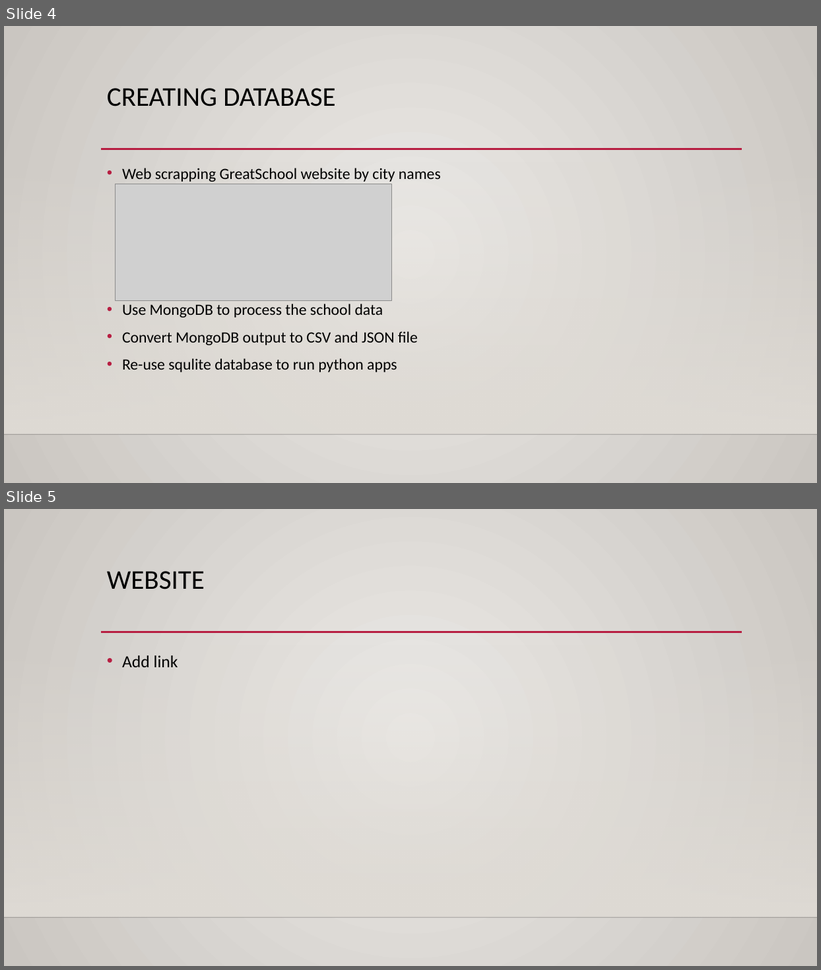
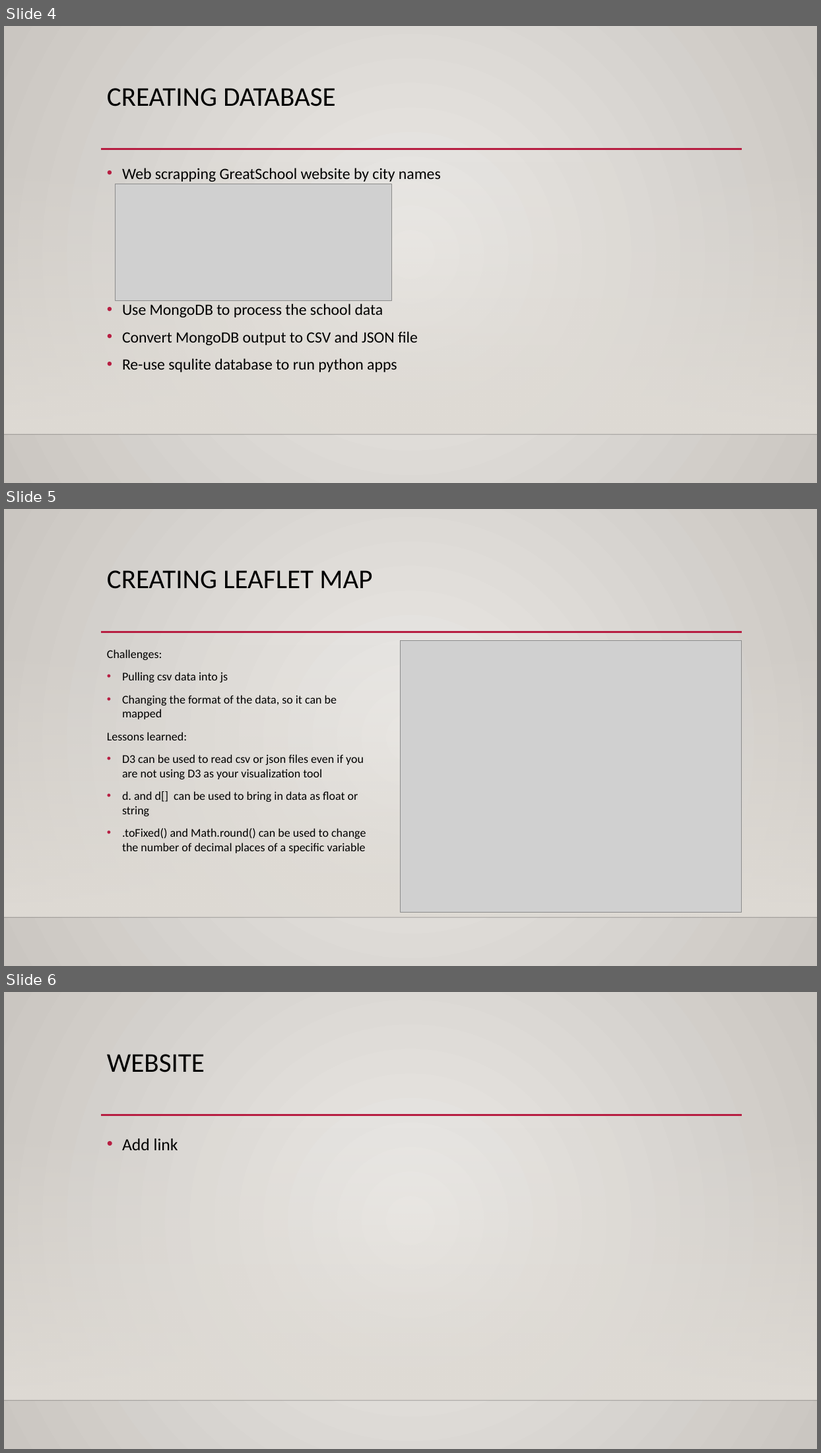
Before and after one commit to mayushah1/Best-Place-to-live, a slide deck: Presentation for project 2.pptx. Shown one above the other, each under a label of ours: slides 4 and 5 before the commit, slides 4, 5 and 6 after it. The pictures are 821x970 and 821x1453 pixels, drawn with LibreOffice and Linux fonts; fonts in the diff are those of the drawing; grey boxes stand for pictures; background and template pictures are left out. Boxes give left, top, right and bottom in pixels: in the first picture for what was removed or moved away, otherwise in the second. Text is boxed around its words. In the diff, an @@ line names an element or a change of style, - is before the commit and + after.

Commit message:
presentation update

```diff
--- a/Presentation for project 2.pptx
+++ b/Presentation for project 2.pptx
@@ slide 5 added at bbox=[4, 509, 817, 966], background gradient #ECEAE7 to #CAC7C1; not listed: 3 template elements that a slide beside it also shows @@
@@ title added at bbox=[107, 570, 372, 589], 32 pt, text #000000 @@
+CREATING LEAFLET MAP
@@ picture added at bbox=[401, 641, 741, 914] @@
@@ text added at bbox=[107, 650, 366, 854], 14 pt, text #000000 @@
+Challenges:
+• Pulling csv data into js
+• Changing the format of the data, so it can be mapped
+Lessons learned:
+• D3 can be used to read csv or json files even if you are not using D3 as your visualization tool
+• d. and d[] can be used to bring in data as float or string
+• .toFixed() and Math.round() can be used to change the number of decimal places of a specific variable
@@ what was slide 5 is now slide 6 @@
```
Also in this commit, not shown: 2 other files.
